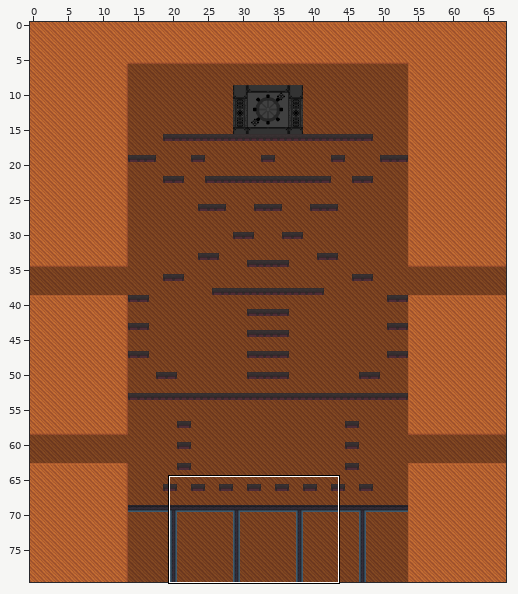
Level history. Tiled map: x64/Debug/Assets/Maps/Level3.tmx. Above, an overview of the earlier version with the close-up marked.
Close-up. Before:
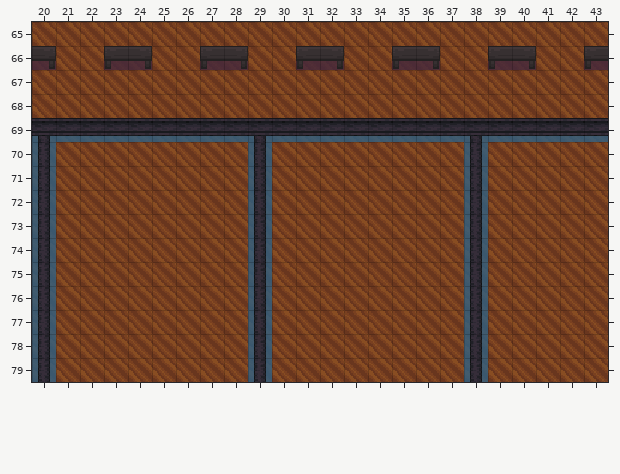
Cells are 16x16 px. Shown: x 20..43, y 65..79. The commit also changed other parts of the map, which this record leaves out.
Now the later version:
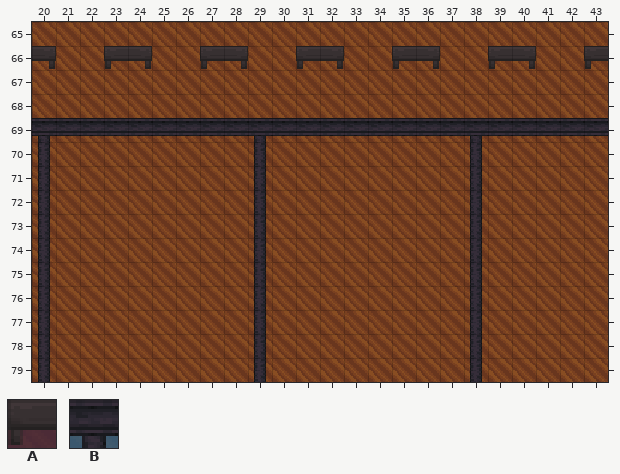
Key: from "FullTiles": A 1, B 64.
_ is an empty cell, . an unchanged one.
See-through tiles are keyed as they look on the map.
Difference:
--- layer "LevelIn" (now hidden)
@@ x 20..43 @@
-66 A..AA..AA..AA..AA..AA..A
+66 _..__..__..__..__..__.._
@@ x 20..43 @@
-69 BBBBBBBBBBBBBBBBBBBBBBBB
-70 B........B........B.....
-71 B........B........B.....
-72 B........B........B.....
-73 B........B........B.....
-74 B........B........B.....
-75 B........B........B.....
-76 B........B........B.....
-77 B........B........B.....
-78 B........B........B.....
-79 B........B........B.....
+69 ________________________
+70 _........_........_.....
+71 _........_........_.....
+72 _........_........_.....
+73 _........_........_.....
+74 _........_........_.....
+75 _........_........_.....
+76 _........_........_.....
+77 _........_........_.....
+78 _........_........_.....
+79 _........_........_.....
Boxes around the changes in both close-ups, in picture pixels (x1, y1, x2, y2):
removed: (32, 61, 56, 70)
removed: (104, 61, 152, 70)
removed: (200, 61, 248, 70)
removed: (296, 61, 344, 70)
removed: (392, 61, 440, 70)
removed: (488, 61, 536, 70)
removed: (584, 61, 608, 70)
removed: (32, 136, 608, 382)
